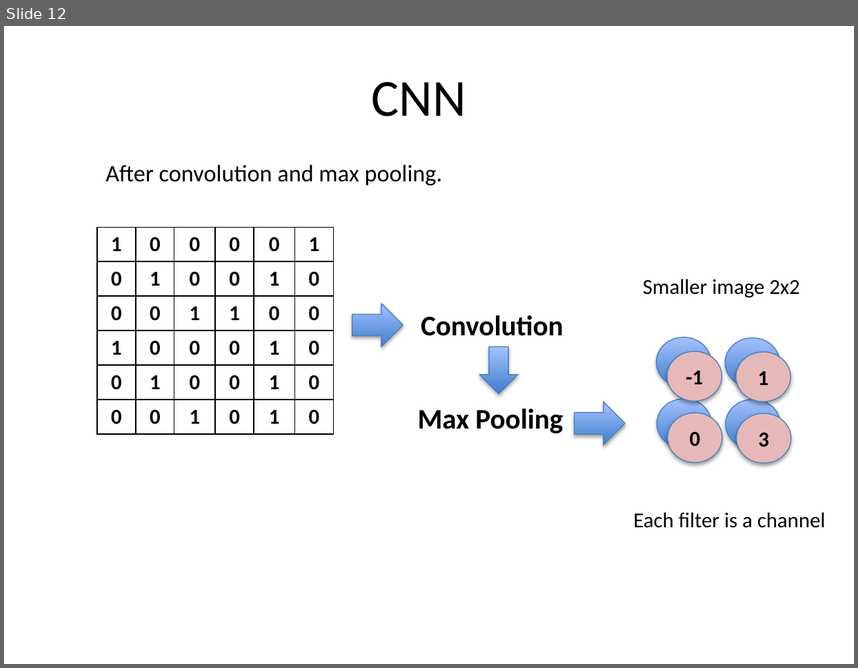
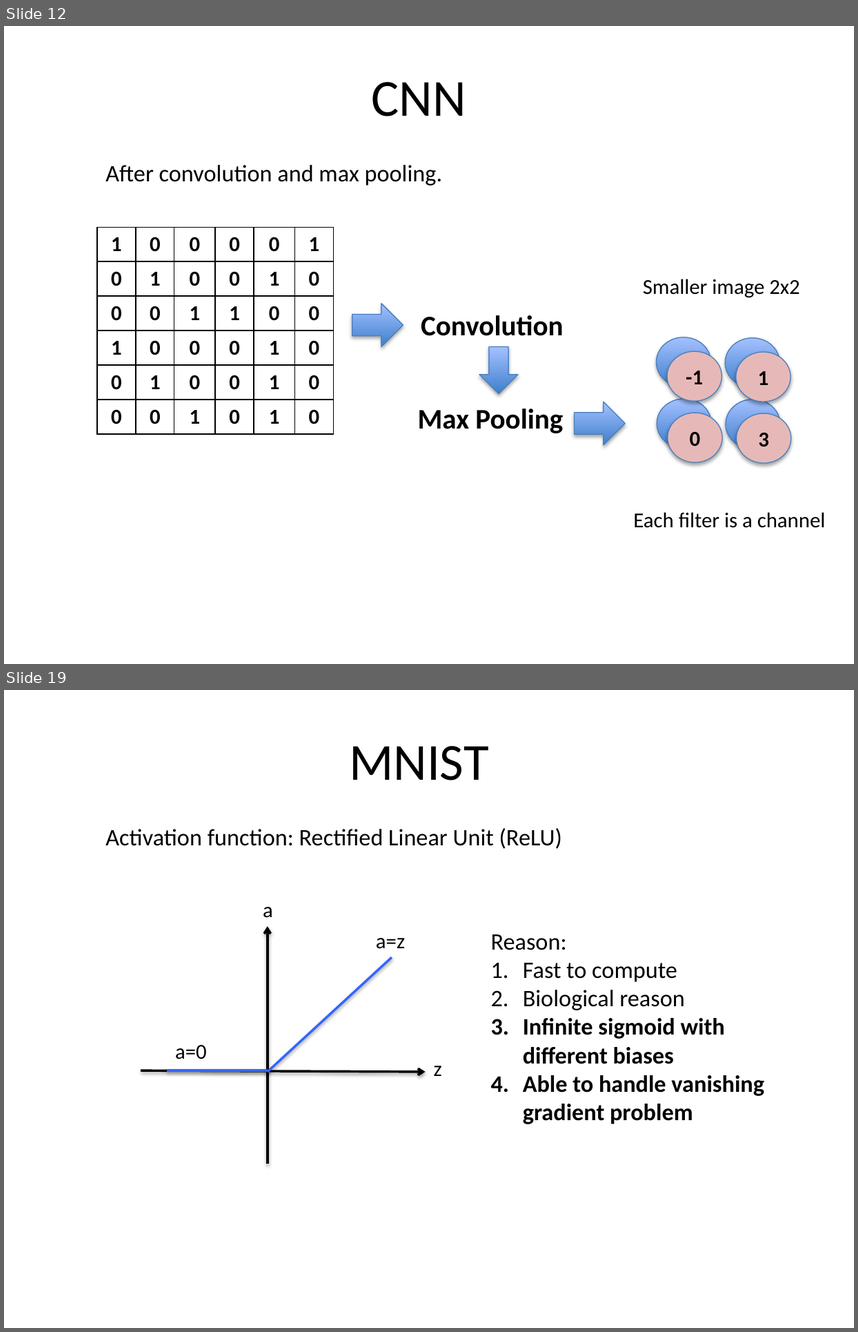
Before and after one commit to haozhestat/DeepLearning-Tensorflow, a slide deck: presentation.pptx. Shown one above the other, each under a label of ours: slide 12 before the commit, slides 12 and 19 after it; the slides between them are not shown. The pictures are 858x668 and 858x1332 pixels, drawn with LibreOffice and Linux fonts; fonts in the diff are those of the drawing. Boxes give left, top, right and bottom in pixels: in the first picture for what was removed or moved away, otherwise in the second. Text is boxed around its words. In the diff, an @@ line names an element or a change of style, - is before the commit and + after.

```diff
--- a/presentation.pptx
+++ b/presentation.pptx
@@ slide 19 added at (x1=4, y1=690, x2=854, y2=1328), background #FFFFFF @@
@@ title added at (x1=349, y1=746, x2=489, y2=780), 44 pt, text #000000 @@
+MNIST
@@ subtitle added at (x1=105, y1=828, x2=563, y2=849), 20 pt, text #000000 @@
+Activation function: Rectified Linear Unit (ReLU)
@@ text added at (x1=263, y1=907, x2=273, y2=918), 18 pt, text #000000 @@
+a
@@ arrow added from (268, 1163) to (268, 926), #000000 2 pt @@
@@ text added at (x1=376, y1=938, x2=405, y2=949), 18 pt, text #000000 @@
+a=z
@@ text added at (x1=491, y1=934, x2=764, y2=1124), 20 pt, text #000000, bold @@
+Reason:
+1. Fast to compute
+2. Biological reason
+3. Infinite sigmoid with different biases
+4. Able to handle vanishing gradient problem
@@ line added from (268, 1072) to (392, 957), #3366FF 2 pt @@
@@ text added at (x1=175, y1=1045, x2=207, y2=1059), 18 pt, text #000000 @@
+a=0
@@ arrow added from (141, 1070) to (426, 1072), #000000 2 pt @@
@@ line added from (168, 1070) to (268, 1070), #3366FF 2 pt @@
@@ text added at (x1=434, y1=1065, x2=442, y2=1076), 18 pt, text #000000 @@
+z
```
Also in this commit, not shown: 1 slide changed, 10 other slides added, 1 slide removed.
